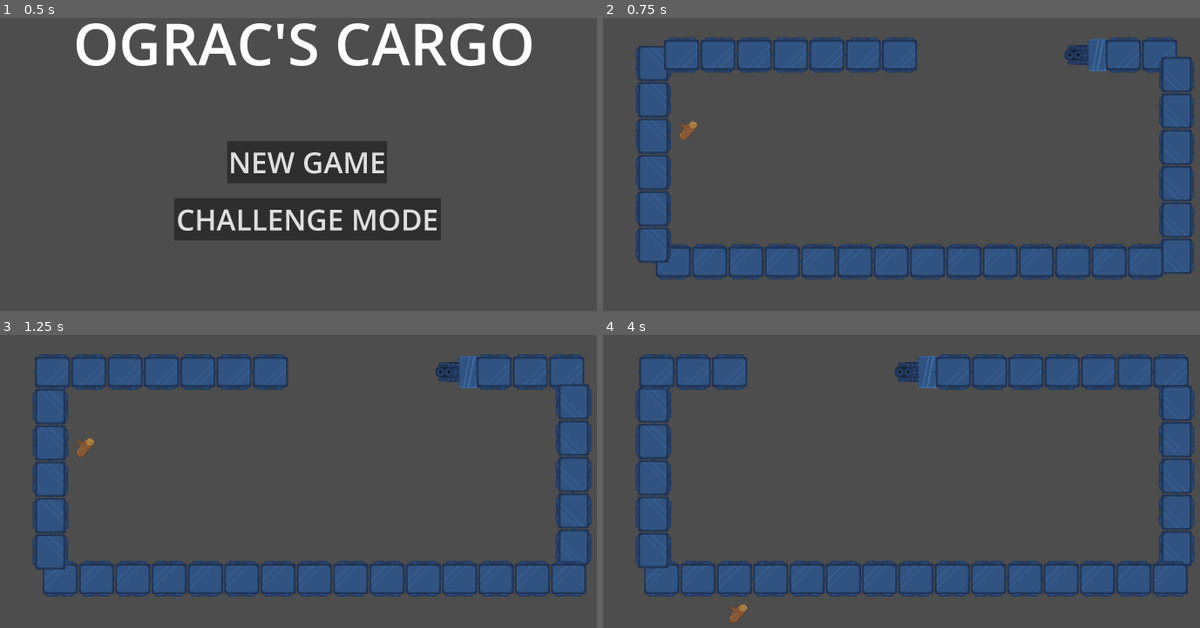
Above: before the commit, frames 1-4 (two rows, left to right).
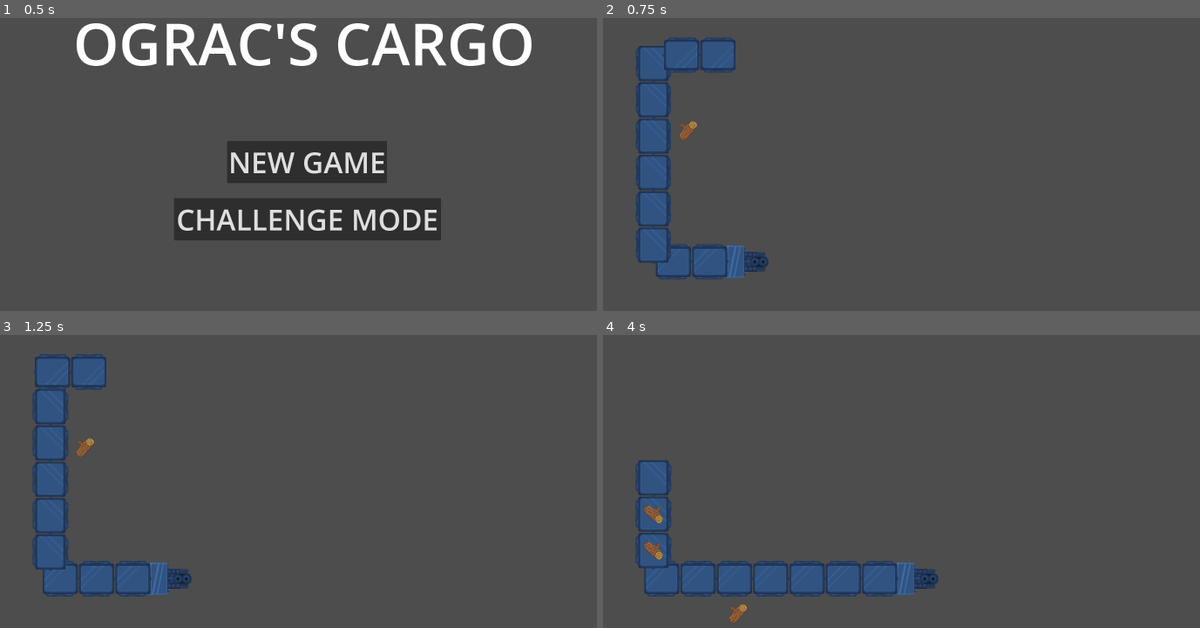
Above: after the commit, the same moments.

Repository: decadentpig/GMTK2025
Game: Godot game, scene res://main_menu.tscn
Two runs of this game, one before a commit and one after it. Both use one fixed random seed, a clock stepped at 60 frames per second and the inputs below.
Inputs (mouse positions are in pixels of both pictures, inside the frame that each line leads up to):
- Up to frame 1 (0.5 s): no input
- Up to frame 2 (0.75 s): click "CHALLENGE MODE" at 0.5 s
- Up to frame 3 (1.25 s): no input
- Up to frame 4 (4 s): move the mouse to (686, 446) at 1.27 s; click (686, 446) at 1.35 s; move the mouse to (620, 504) at 2.02 s; click (620, 504) at 2.1 s; move the mouse to (985, 387) at 2.77 s; click (985, 387) at 2.85 s; move the mouse to (877, 554) at 3.52 s; click (877, 554) at 3.6 s

Frame 1 is identical in both runs. In frame 2, 17% of the frame differs, in the area x 20-99%, y 6-90%; in frame 3, 18%; in frame 4, 18%, in the area x 5-100%, y 6-90%.

Commit message:
Pickup resources that have been clicked

Diff:
--- a/Autoloads/global_variables.gd
+++ b/Autoloads/global_variables.gd
@@ -1,3 +1,4 @@
 extends Node
 
 var tutorial_on: bool = true
+enum RESOURCE_TYPE {NONE, WOOD, METAL}
--- a/Scenes/carriage_prefab.tscn
+++ b/Scenes/carriage_prefab.tscn
@@ -77,4 +77,6 @@
 position = Vector2(-1, -10.5)
 shape = SubResource("RectangleShape2D_3253y")
 
+[node name="Sprite2D" type="Sprite2D" parent="."]
+
 [connection signal="body_entered" from="Area2D" to="." method="_on_area_2d_body_entered"]
--- a/Scripts/carriage.gd
+++ b/Scripts/carriage.gd
@@ -1,10 +1,12 @@
 extends PathFollow2D
 
-enum Cargo {EMPTY, WOOD, METAL}
 var speed = 0
-var cargo: Cargo = Cargo.EMPTY
+var cargo = GlobalVariables.RESOURCE_TYPE.NONE
 
 @onready var sprite = get_node("AnimatedSprite2D")
+@onready var sprite2d = get_node("Sprite2D")
+@onready var wood_sprite = preload("res://Assets/Icon-Wood.png")
+@onready var metal_sprite = preload("res://Assets/Icon-Rock.png")
 
 func _ready() -> void:
 	print_debug("Carriage Progress", progress)
@@ -13,10 +15,19 @@
 	sprite.play("default")
 	progress += speed
 
+
+
 func _on_area_2d_body_entered(body: Node2D) -> void:
 	if (
 		body is Raw_Resource
 		and body.selected_by_player
-		and cargo == Cargo.EMPTY
+		and cargo == GlobalVariables.RESOURCE_TYPE.NONE
 	):
+		cargo = body.resource_type
+		if cargo == GlobalVariables.RESOURCE_TYPE.WOOD:
+			sprite2d.texture = wood_sprite
+		elif cargo == GlobalVariables.RESOURCE_TYPE.METAL:
+			sprite2d.texture = metal_sprite
+		else:
+			print("ERROR. UNEXPECTED CARGO", cargo)
 		body.queue_free()
--- a/Scripts/train_manager.gd
+++ b/Scripts/train_manager.gd
@@ -1,7 +1,7 @@
 extends PathFollow2D
 
 const SPEED = 3
-const DEFAULT_CARRIAGES = 35
+const DEFAULT_CARRIAGES = 10
 const OFFSET = 125
 
 @onready var path2d = get_parent()
--- a/game_manager.gd
+++ b/game_manager.gd
@@ -4,7 +4,6 @@
 const RESOURCE_SPAWN_CHANCE = 0.01 # FULL SPEEEED
 const RESOURCE_SPAWN_TRACK_OFFSET = 120
 const CARRIAGE_SIZE = 128
-const RESOURCE_TYPES = ["WOOD", "METAL"]
 
 @onready var raw_resource_prefab = preload("res://Scenes/raw_resource_prefab.tscn")
 
@@ -52,10 +51,10 @@
 	# Choose spawn location on side
 	var chosen_x = func_get_cord_for_side(chosen_side["x"])
 	var chosen_y = func_get_cord_for_side(chosen_side["y"])
-
 	# Choose resouce type
-	var resource_type_index = randi() % RESOURCE_TYPES.size()
-	var resource_type = RESOURCE_TYPES[resource_type_index]
+	var resources = [GlobalVariables.RESOURCE_TYPE.WOOD, GlobalVariables.RESOURCE_TYPE.METAL]
+	var resource_type_index = randi() % resources.size()
+	var resource_type = resources[resource_type_index]
 
 	# Spawn on grid
 	var resource = raw_resource_prefab.instantiate()
--- a/raw_resource_node.gd
+++ b/raw_resource_node.gd
@@ -2,9 +2,7 @@
 
 class_name Raw_Resource
 
-enum Resource_Type {NONE, WOOD, METAL}
-var resource_type: Resource_Type = Resource_Type.NONE
-
+var resource_type = GlobalVariables.RESOURCE_TYPE.NONE
 var selected_by_player: bool = false
 
 @onready var sprite2d = get_node("Sprite2D")
@@ -13,15 +11,14 @@
 
 @onready var highlight_material = preload("res://Scenes/resource_highlight_material.material")
 
-func set_resource_type(type: String):
-	if type == "WOOD":
-		resource_type = Resource_Type.WOOD
+func set_resource_type(type: GlobalVariables.RESOURCE_TYPE):
+	resource_type = type
+	if type == GlobalVariables.RESOURCE_TYPE.WOOD:
 		sprite2d.texture = wood_sprite
-	elif type == "METAL":
-		resource_type = Resource_Type.METAL
+	elif type == GlobalVariables.RESOURCE_TYPE.METAL:
 		sprite2d.texture = metal_sprite
 	else:
-		print_debug("Whoops! Tried to set a raw resource to an invalid type!")
+		print_debug("Whoops! Tried to set a raw resource to an invalid type!", type)
 
 func toggle_player_select():
 	if !selected_by_player:
